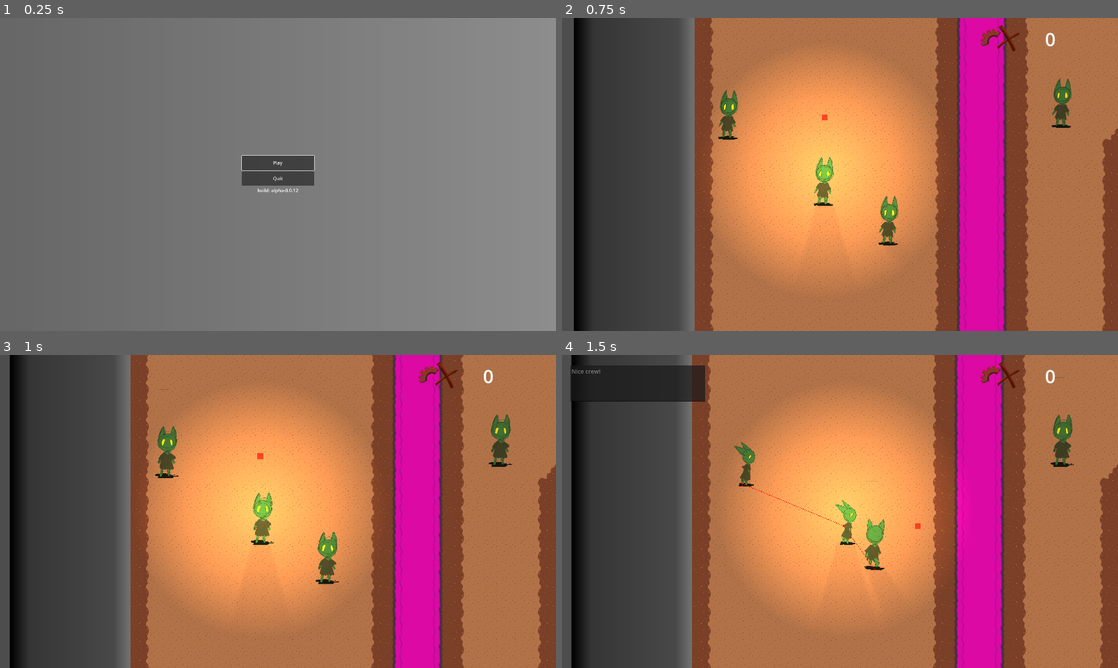
Above: before the commit, frames 1-4 (two rows, left to right).
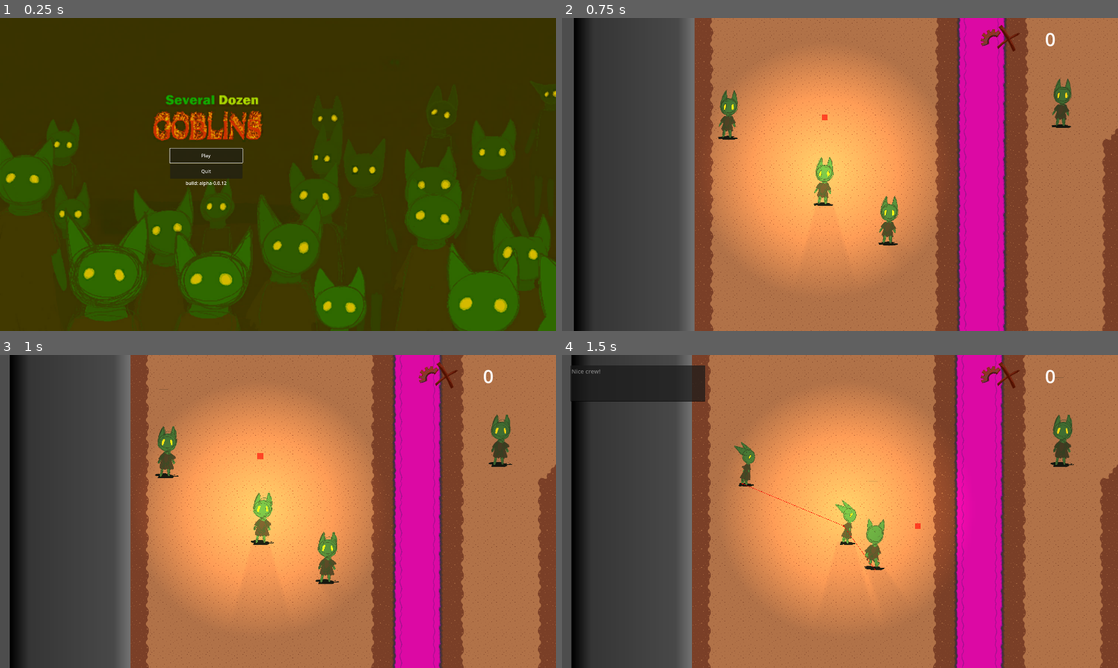
Above: after the commit, the same moments.

Repository: loteque/GoblinGame
Game: Godot game, scene res://main.tscn
Same seed, same stepped clock (60 frames per second), same inputs: the game is played once before the commit and once after it.
Inputs (mouse positions are in pixels of both pictures, inside the frame that each line leads up to):
- Up to frame 1 (0.25 s): no input
- Up to frame 2 (0.75 s): click "Play" at 0.5 s
- Up to frame 3 (1 s): no input
- Up to frame 4 (1.5 s): move the mouse to (962, 495) at 1.27 s; hold D (right) from 1.28 s (still down); hold Shift (call) from 1.28 s (still down); click (962, 495) at 1.42 s

The runs differ from the first frame. In frame 1, 100% of the frame differs, in the area x 0-100%, y 0-100%; in frame 2, nothing differs; in frame 3, nothing differs; in frame 4, nothing differs.

Commit message:
add title art and music

Diff:
--- a/project/main.tscn
+++ b/project/main.tscn
@@ -547,7 +547,8 @@
 size_flags_horizontal = 3
 size_flags_vertical = 3
 
-[node name="MainMenu" parent="LevelUI" instance=ExtResource("10_cxmx8")]
+[node name="MainMenu" parent="LevelUI" node_paths=PackedStringArray("music_manager") instance=ExtResource("10_cxmx8")]
+music_manager = NodePath("../../MusicManager")
 
 [node name="WorldBoundery" type="StaticBody2D" parent="."]
 
--- a/project/music_manager/MusicManager.gd
+++ b/project/music_manager/MusicManager.gd
@@ -37,6 +37,7 @@
         _client = client
 
 signal game_started
+signal level_started
 signal player_entered_base
 signal player_left_base
 signal damage_taken
@@ -68,7 +69,7 @@
     SOURCE_3 = 8,
 }
 
-var fade: FadeType
+var fade: FadeType = FadeType.NONE
 enum FadeType{
     IN,
     OUT,
@@ -196,6 +197,9 @@
 
 
 func _on_game_started():
+    pass
+
+func _on_level_started():
     source_2.stream = combat_layer
     source_2.bus = null_bus_str
     source_2.play()
@@ -209,7 +213,6 @@
     source_1.play()
     start_fade(Source.SOURCE_0 + Source.SOURCE_1, FadeType.IN, fade_in_speed)
 
-
 func _on_player_entered_base():
     push_warning("player entered base")
     if !is_combat:
@@ -246,6 +249,7 @@
 func _ready():
 
     game_started.connect(_on_game_started)
+    level_started.connect(_on_level_started)
     player_entered_base.connect(_on_player_entered_base)
     player_left_base.connect(_on_player_left_base)
     damage_taken.connect(_on_damage_taken)
--- a/project/src/ui/main_menu.gd
+++ b/project/src/ui/main_menu.gd
@@ -3,6 +3,8 @@
 @export var is_paused: bool = true
 @export var play_button: Button
 @export var quit_button: Button
+@export var music_manager: MusicManager
+@export var title_music: AudioStreamPlayer
 
 var pause_ok: bool = false
 
@@ -33,6 +35,10 @@
 
 func _on_play_button_pressed():
     if pause_ok == false:
+        title_music.stop()
+        var mus_conn: MusicManager.MusicConnector
+        mus_conn = MusicManager.MusicConnector.new(music_manager, self)
+        mus_conn._manager.level_started.emit()
         pause_ok = true
 
     if pause_ok:
--- a/project/src/ui/main_menu.tscn
+++ b/project/src/ui/main_menu.tscn
@@ -1,24 +1,21 @@
 [gd_scene load_steps=4 format=3 uid="uid://bekfd1deerevd"]
 
+[ext_resource type="Texture2D" uid="uid://cwuai51kck7yh" path="res://assets/art/title_screen_complete.png" id="1_bodfo"]
 [ext_resource type="Script" path="res://src/ui/main_menu.gd" id="1_ftqh1"]
+[ext_resource type="AudioStream" uid="uid://c1ho8j2h1saq" path="res://assets/audio/music/menuMusic.ogg" id="3_ydkvx"]
 
-[sub_resource type="Gradient" id="Gradient_o6l4x"]
-colors = PackedColorArray(0.404511, 0.404511, 0.404511, 1, 0.552956, 0.552956, 0.552956, 1)
-
-[sub_resource type="GradientTexture2D" id="GradientTexture2D_dmvvp"]
-gradient = SubResource("Gradient_o6l4x")
-
-[node name="MainMenu" type="TextureRect" node_paths=PackedStringArray("play_button", "quit_button")]
+[node name="MainMenu" type="TextureRect" node_paths=PackedStringArray("play_button", "quit_button", "title_music")]
 process_mode = 3
 anchors_preset = 15
 anchor_right = 1.0
 anchor_bottom = 1.0
 grow_horizontal = 2
 grow_vertical = 2
-texture = SubResource("GradientTexture2D_dmvvp")
+texture = ExtResource("1_bodfo")
 script = ExtResource("1_ftqh1")
 play_button = NodePath("Menu/PlayButton")
 quit_button = NodePath("Menu/QuitButton")
+title_music = NodePath("AudioStreamPlayer")
 
 [node name="Menu" type="VBoxContainer" parent="."]
 layout_mode = 1
@@ -27,10 +24,10 @@
 anchor_top = 0.5
 anchor_right = 0.5
 anchor_bottom = 0.5
-offset_left = -125.0
-offset_top = -65.5
-offset_right = 125.0
-offset_bottom = 65.5
+offset_left = -373.0
+offset_top = -90.0
+offset_right = -123.0
+offset_bottom = 41.0
 grow_horizontal = 2
 grow_vertical = 2
 
@@ -55,3 +52,8 @@
 layout_mode = 2
 text = "build: alpha-0.0.12"
 horizontal_alignment = 1
+
+[node name="AudioStreamPlayer" type="AudioStreamPlayer" parent="."]
+stream = ExtResource("3_ydkvx")
+volume_db = -2.324
+autoplay = true
Binary file added: project/assets/art/title_screen_complete.png
Not shown, added: project/assets/art/title_screen_complete.png.import
